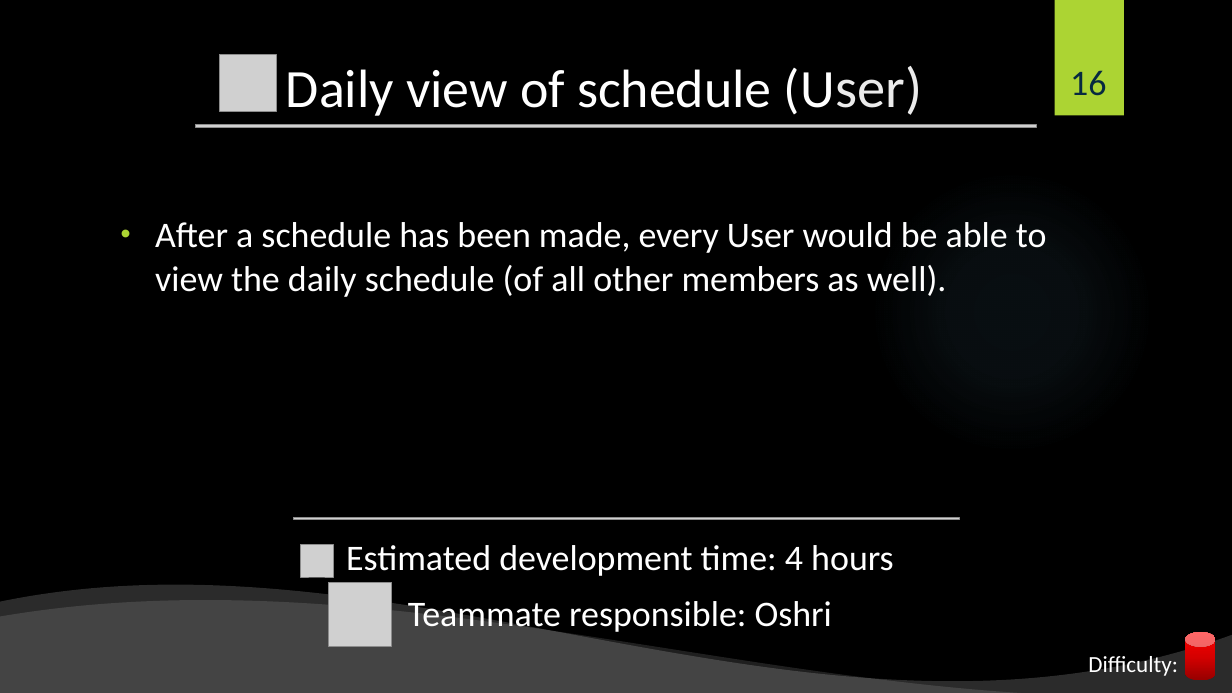
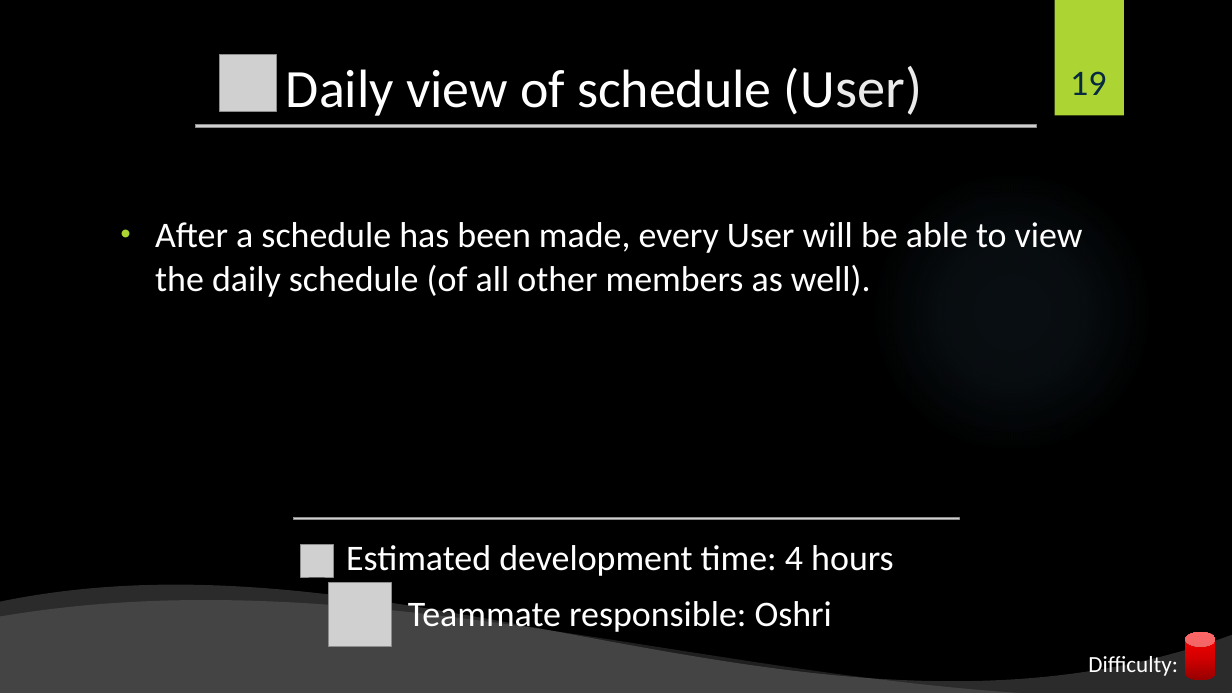
Before and after one commit to shiftlyapp/Shiftly, a slide deck: slide 19 of Backlog.pptx (slide 16 before the commit). Drawn at 1232x693 pixels with LibreOffice and Linux fonts; fonts in the diff are those of the drawing; grey boxes stand for pictures; background and template pictures are left out. Boxes give left, top, right and bottom in pixels: in the first picture for what was removed or moved away, otherwise in the second. Text is boxed around its words. In the diff, an @@ line names an element or a change of style, - is before the commit and + after.

```diff
--- a/Backlog.pptx
+++ b/Backlog.pptx
@@ page number at <box>1070,71,1106,95</box>: text changed @@
-16
+19
@@ text at <box>155,222,1083,297</box>: text changed @@
-• After a schedule has been made, every User would be able to view the daily schedule (of all other members as well).
+• After a schedule has been made, every User will be able to view the daily schedule (of all other members as well).
```
Also in this commit, not shown: 15 other slides changed, 3 slides added.
